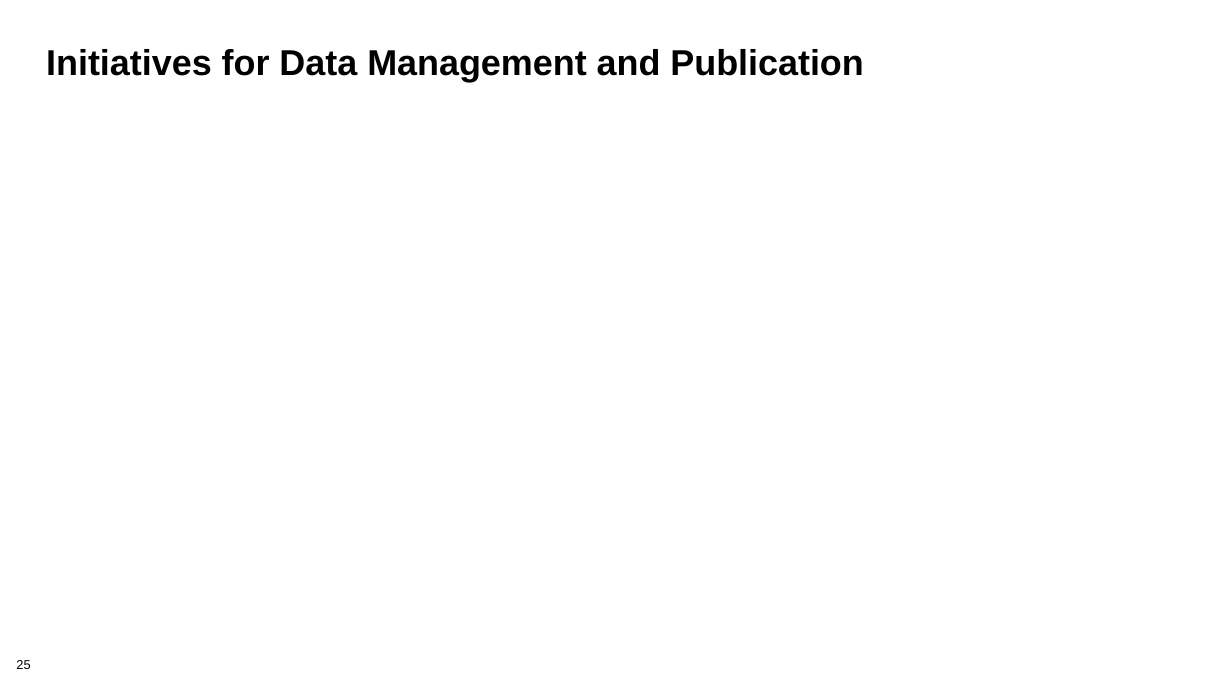
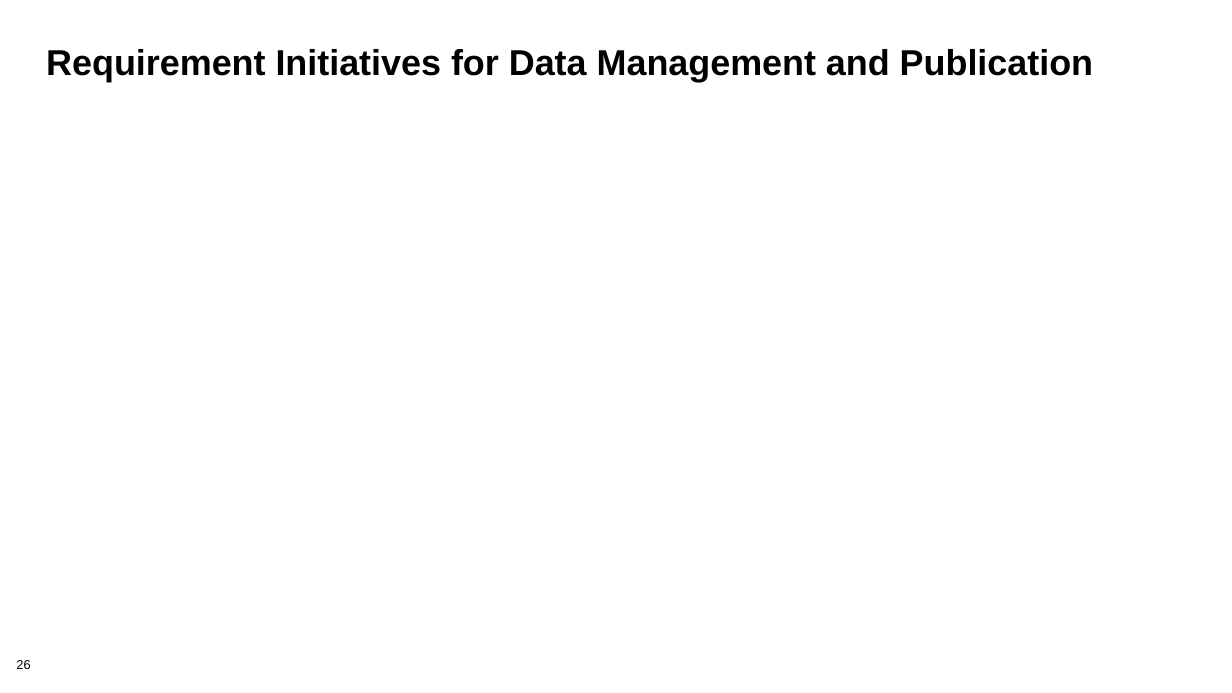
Before and after one commit to betterscientificsoftware/bssw-tutorial, a slide deck: slide 26 of presentations/SC20-reproducibility.pptx (slide 25 before the commit). Drawn at 1232x693 pixels with LibreOffice and Linux fonts; fonts in the diff are those of the drawing; background and template pictures are left out. Boxes give left, top, right and bottom in pixels: in the first picture for what was removed or moved away, otherwise in the second. Text is boxed around its words. In the diff, an @@ line names an element or a change of style, - is before the commit and + after.

```diff
--- a/presentations/SC20-reproducibility.pptx
+++ b/presentations/SC20-reproducibility.pptx
@@ title at (46, 49, 1093, 82): text changed @@
-Initiatives for Data Management and Publication
+Requirement Initiatives for Data Management and Publication
```
Also in this commit, not shown: 5 other slides changed, 1 slide added.
